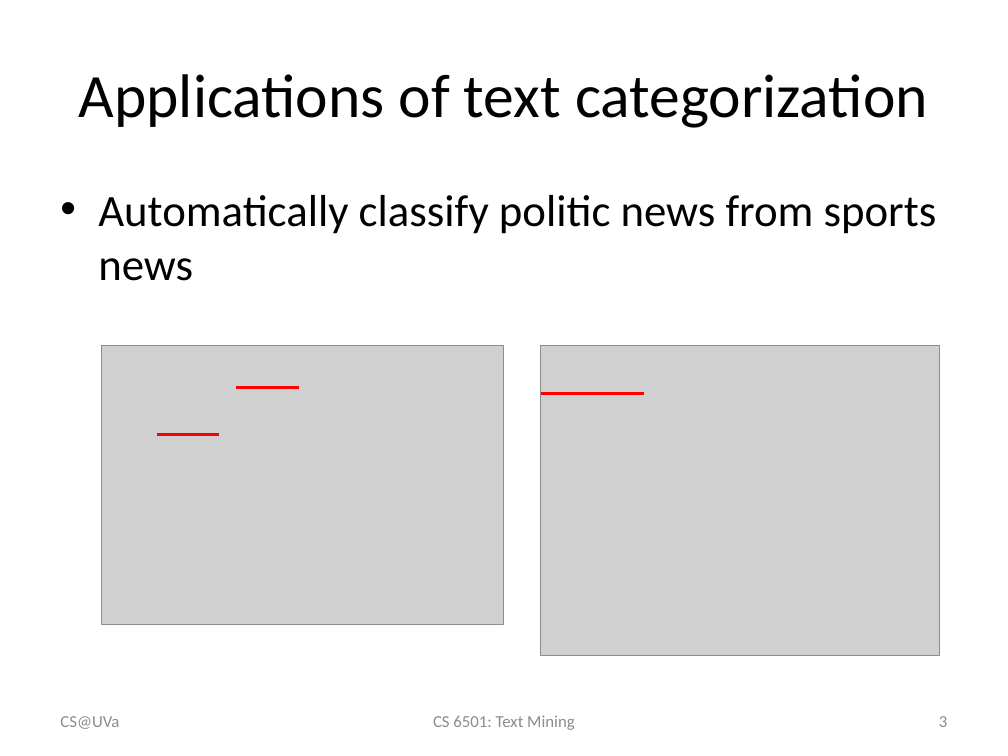
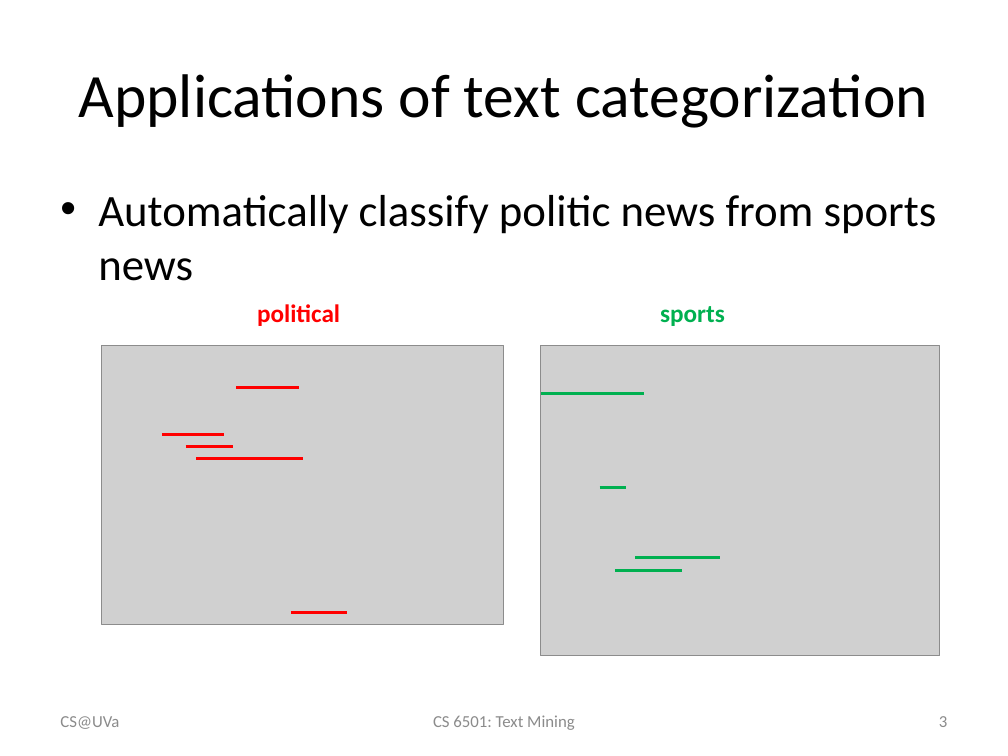
Before and after one commit to wang296/CS6501-Text-Mining, a slide deck: slide 3 of docs/TextCategorization.pptx. Drawn at 1008x756 pixels with LibreOffice and Linux fonts; fonts in the diff are those of the drawing; grey boxes stand for pictures. Boxes give left, top, right and bottom in pixels: in the first picture for what was removed or moved away, otherwise in the second. Text is boxed around its words. In the diff, an @@ line names an element or a change of style, - is before the commit and + after.

```diff
--- a/docs/TextCategorization.pptx
+++ b/docs/TextCategorization.pptx
@@ text added at (257,304,340,326), 18 pt, text #FF0000, bold @@
+political
@@ text added at (660,306,725,326), 18 pt, text #00B050, bold @@
+sports
@@ line (541, 394) - (644, 394): stroke #FF0000 2.25 pt to #00B050 2.25 pt @@
@@ line moved from (157, 434) - (220, 434) to (162, 434) - (225, 434) @@
@@ line added from (185, 447) to (233, 447), #FF0000 2.25 pt @@
@@ line added from (197, 459) to (303, 459), #FF0000 2.25 pt @@
@@ line added from (600, 488) to (626, 488), #00B050 2.25 pt @@
@@ line added from (635, 557) to (721, 557), #00B050 2.25 pt @@
@@ line added from (615, 571) to (682, 571), #00B050 2.25 pt @@
@@ line added from (291, 613) to (348, 613), #FF0000 2.25 pt @@
```
Also in this commit, not shown: 7 other slides changed, 5 other files.
